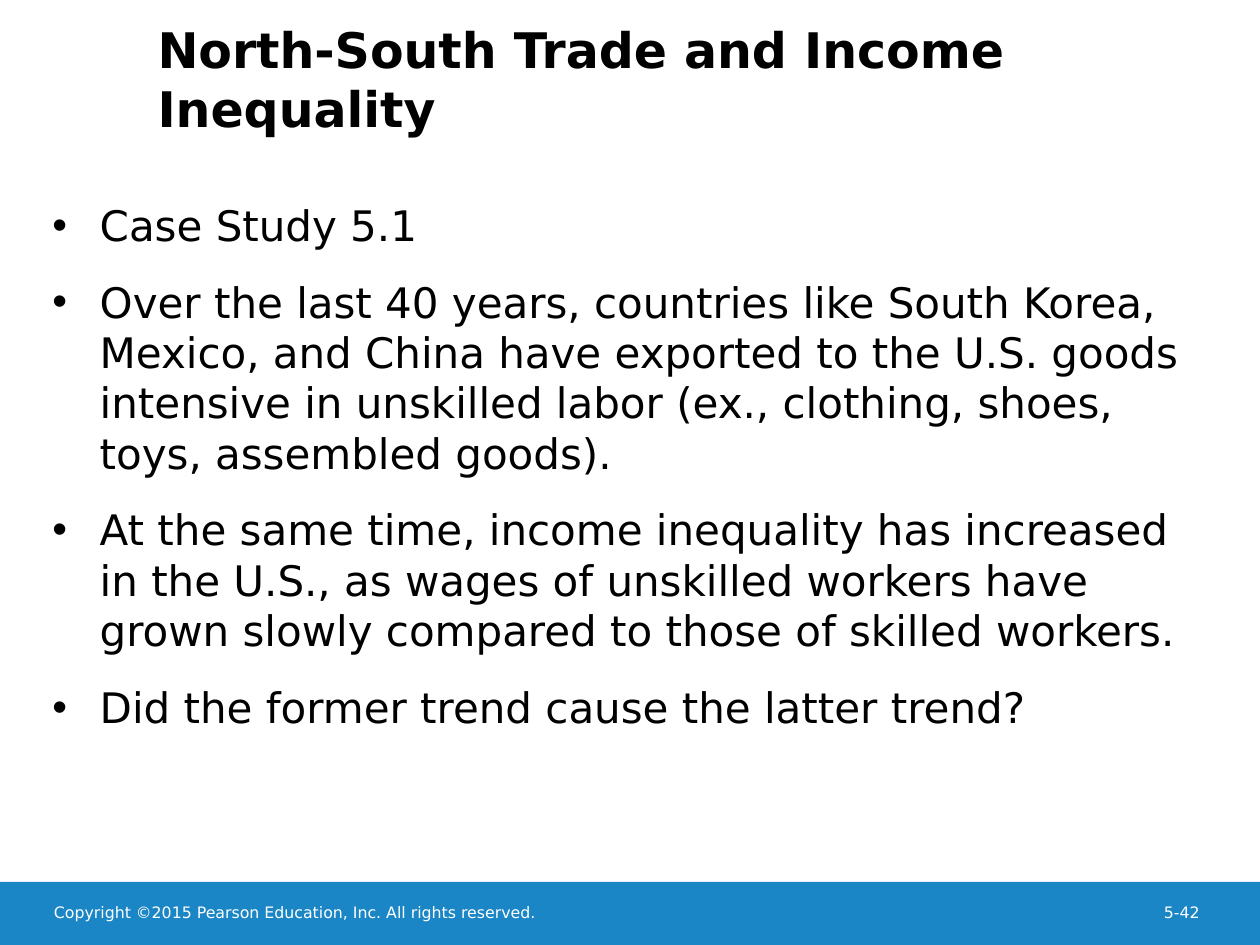
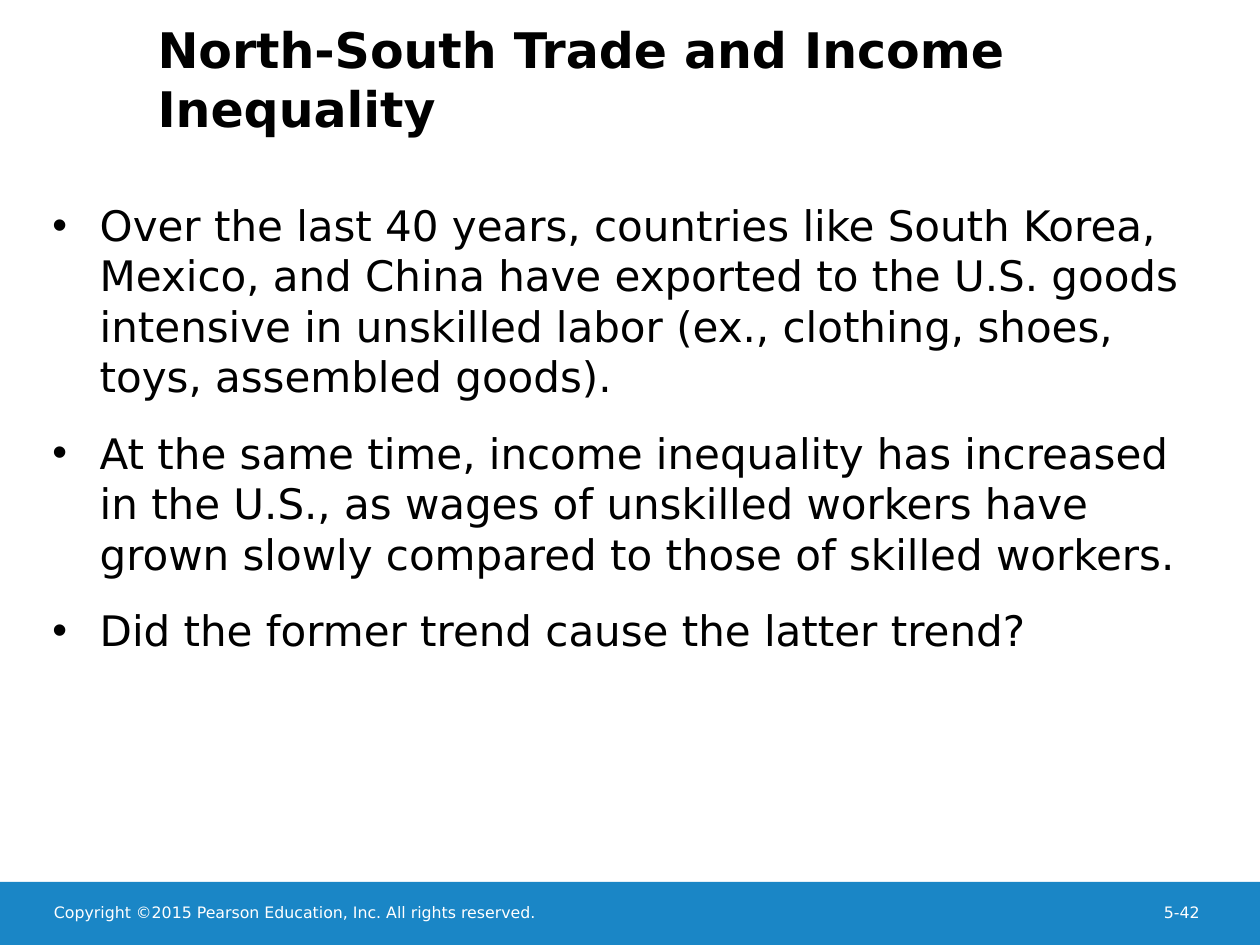
Before and after one commit to hehemin/bayeswhu.github.io, a slide deck: slide 42 of teaching/trade/C05_Krugman425789_10e.ppt. Drawn at 1260x945 pixels with LibreOffice and Linux fonts; fonts in the diff are those of the drawing; background and template pictures are left out. Boxes give left, top, right and bottom in pixels: in the first picture for what was removed or moved away, otherwise in the second. Text is boxed around its words. In the diff, an @@ line names an element or a change of style, - is before the commit and + after.

Commit message:
trade

```diff
--- a/teaching/trade/C05_Krugman425789_10e.ppt
+++ b/teaching/trade/C05_Krugman425789_10e.ppt
@@ text at box(100, 209, 417, 250): paragraph removed @@
-• Case Study 5.1
```
Also in this commit, not shown: 1 other slide changed, 5 other files.
